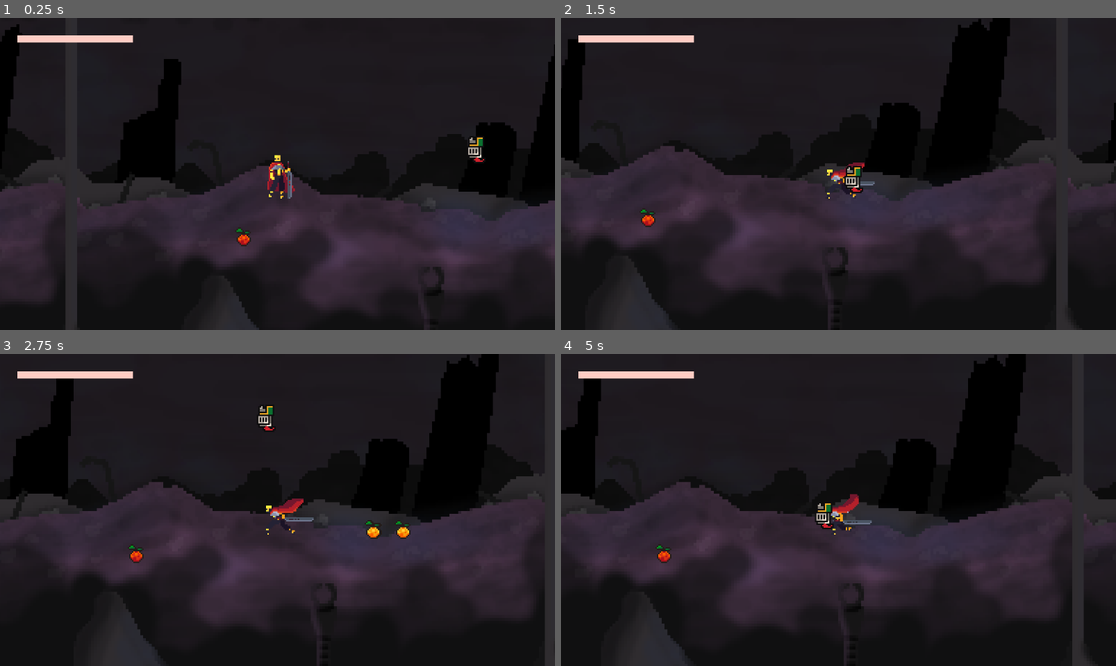
Above: before the commit, frames 1-4 (two rows, left to right).
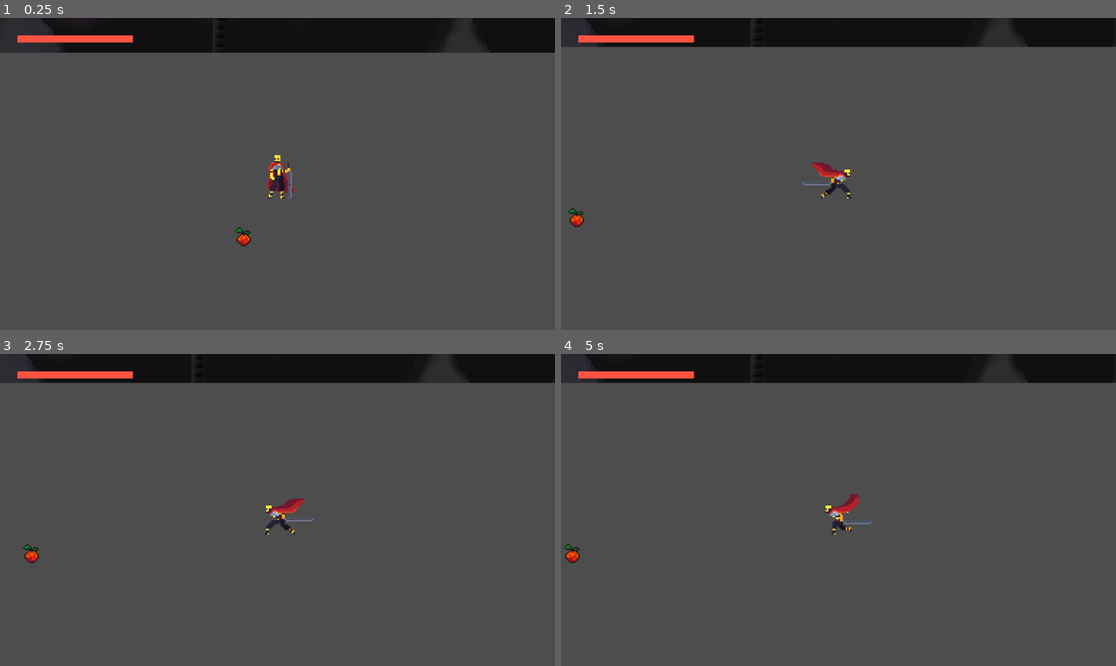
Above: after the commit, the same moments.

Repository: etbay/In-The-Makers_image
Game: Godot game, scene res://scenes/level_1.tscn
The game is run twice, just before and just after one commit, with the same random seed, the same clock (stepped at 60 frames per second) and the same inputs.
Inputs (mouse positions are in pixels of both pictures, inside the frame that each line leads up to):
- Up to frame 1 (0.25 s): no input
- Up to frame 2 (1.5 s): move the mouse to (960, 158) at 0.52 s; hold D (move_right) from 0.53 s (still down); click (960, 158) at 0.6 s; tap Space (jump) at 0.77 s; tap Shift (dash) at 0.8, 1.35 s; move the mouse to (727, 189) at 1.27 s
- Up to frame 3 (2.75 s): tap Space (jump) at 1.52 s; click (166, 525) at 1.55 s; move the mouse to (333, 441) at 2.02 s; release D (move_right) at 2.03 s; hold A (move_left) from 2.03 s (still down); click (333, 441) at 2.1 s; tap Shift (dash) at 2.3 s
- Up to frame 4 (5 s): move the mouse to (810, 572) at 2.77 s; release A (move_left) at 2.78 s; hold D (move_right) 2.78-4.28 s; tap Shift (dash) at 2.85, 3.8 s; tap Space (jump) at 3.02, 3.77, 4.52 s; click (810, 572) at 3.05 s; move the mouse to (1005, 556) at 3.52 s; hold Ctrl (slow_time) 3.53-4.28 s; move the mouse to (672, 463) at 4.27 s; hold A (move_left) from 4.28 s (still down); click (672, 463) at 4.35 s

The runs differ from the first frame. In frame 1, 89% of the frame differs, in the area x 0-100%, y 0-100%; in frame 2, 91%; in frame 3, 91%; in frame 4, 91%.

Commit message:
added parallax to first level

Diff:
--- a/scenes/level_1.tscn
+++ b/scenes/level_1.tscn
@@ -1,10 +1,10 @@
 [gd_scene load_steps=10 format=3 uid="uid://c4o2c3alm8aee"]
 
-[ext_resource type="PackedScene" uid="uid://x3oj5neqd3n3" path="res://scenes/toaster.tscn" id="1_4ab5d"]
 [ext_resource type="PackedScene" uid="uid://docergpbnrtt7" path="res://scenes/player.tscn" id="1_fk7hs"]
 [ext_resource type="Script" path="res://scripts/game.gd" id="1_jntnx"]
 [ext_resource type="PackedScene" uid="uid://c63ujwnqgimxp" path="res://scenes/health_pickup.tscn" id="1_mofkx"]
 [ext_resource type="Texture2D" uid="uid://c8v4q27f1utix" path="res://assets/desolate_world_background.png" id="2_uq7g2"]
+[ext_resource type="Texture2D" uid="uid://dhj5ab7tueofo" path="res://assets/player/dashattack.png" id="4_uc6m3"]
 
 [sub_resource type="StyleBoxFlat" id="StyleBoxFlat_tqfl7"]
 bg_color = Color(0.999984, 0.803284, 0.770477, 1)
@@ -22,11 +22,12 @@
 [node name="Level 1" type="Node2D" node_paths=PackedStringArray("health_bar", "health_component")]
 script = ExtResource("1_jntnx")
 health_bar = NodePath("Player/Camera2D/MarginContainer/VBoxContainer/HBoxContainer/HealthBar")
-health_component = NodePath("")
+health_component = NodePath("Player/HealthComponent")
 
 [node name="Parallax2D" type="Parallax2D" parent="."]
+scroll_scale = Vector2(0.1, 0.3)
 scroll_offset = Vector2(10, 0)
-repeat_size = Vector2(406, 0)
+repeat_size = Vector2(420, 0)
 repeat_times = 12
 screen_offset = Vector2(5, 0)
 
@@ -37,6 +38,23 @@
 [node name="Player" parent="." instance=ExtResource("1_fk7hs")]
 position = Vector2(-53.2317, 0.944939)
 metadata/_edit_group_ = true
+
+[node name="Sprite2D" parent="Player" index="0"]
+texture = ExtResource("4_uc6m3")
+flip_h = true
+hframes = 6
+
+[node name="CollisionShape2D" parent="Player/Hurtbox" index="0"]
+rotation = 0.0
+scale = Vector2(1, 0.3)
+
+[node name="Legs" parent="Player/Hurtbox" index="1"]
+rotation = 0.0
+scale = Vector2(2, 1.4)
+
+[node name="CollisionShape2D" parent="Player/Hitbox" index="0"]
+rotation = 0.0
+scale = Vector2(1e-05, 1e-05)
 
 [node name="Camera2D" type="Camera2D" parent="Player"]
 zoom = Vector2(3, 3)
@@ -97,6 +115,6 @@
 rotation = 3.14159
 shape = SubResource("WorldBoundaryShape2D_q6rhk")
 
-[node name="Toaster" parent="." instance=ExtResource("1_4ab5d")]
-position = Vector2(88.6444, -5.79085)
-knockback = 400
+[editable path="Player"]
+[editable path="Player/Hurtbox"]
+[editable path="Player/Hitbox"]
--- a/scenes/player.tscn
+++ b/scenes/player.tscn
@@ -2997,7 +2997,7 @@
 
 [sub_resource type="Animation" id="Animation_xdlrc"]
 resource_name = "StartEndUppercutAttackLeft"
-length = 0.2
+length = 0.1
 step = 0.1
 tracks/0/type = "value"
 tracks/0/imported = false
@@ -3206,7 +3206,7 @@
 
 [sub_resource type="Animation" id="Animation_m7yff"]
 resource_name = "StartEndUppercutAttackRight"
-length = 0.2
+length = 0.1
 step = 0.1
 tracks/0/type = "value"
 tracks/0/imported = false
Binary file added: assets/Sprite-0001.png
Not shown, added: assets/Sprite-0001.png.import
